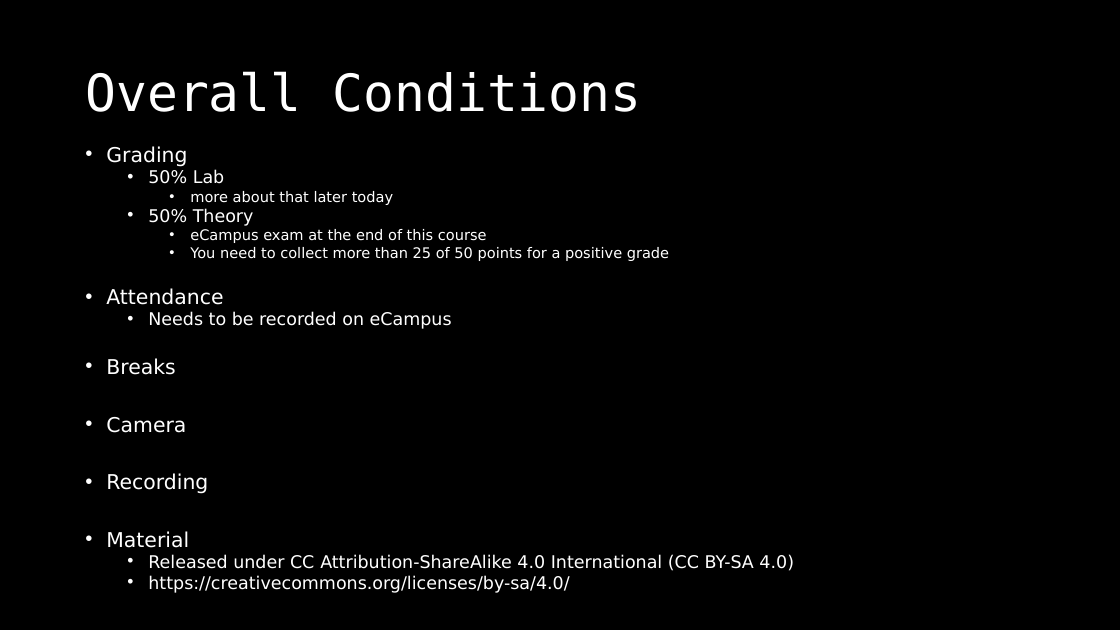
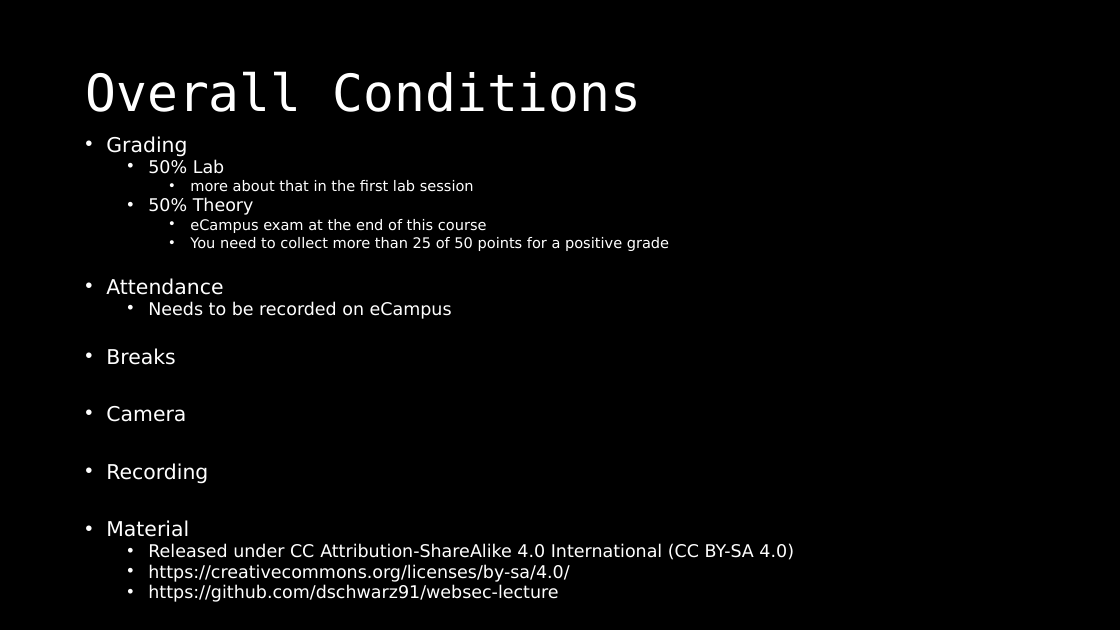
Before and after one commit to dschwarz91/websec-lecture, a slide deck: slide 15 of slides/1_Intro_and_Motivation.pptx. Drawn at 1120x630 pixels with LibreOffice and Linux fonts; fonts in the diff are those of the drawing. Boxes give left, top, right and bottom in pixels: in the first picture for what was removed or moved away, otherwise in the second. Text is boxed around its words. In the diff, an @@ line names an element or a change of style, - is before the commit and + after.

Commit message:
updated an administrative detail and added the github link to this repository.

```diff
--- a/slides/1_Intro_and_Motivation.pptx
+++ b/slides/1_Intro_and_Motivation.pptx
@@ text "Grading": place and size @@
-text "Grading" at (106,146,794,593)
+text "Grading" at (106,136,794,602)
@@ text at (190,180,474,192): text changed @@
-    • more about that later today
+    • more about that in the first lab session
@@ text at (148,585,558,602): paragraph added @@
+  • https://github.com/dschwarz91/websec-lecture
```
Also in this commit, not shown: 1 other file.
